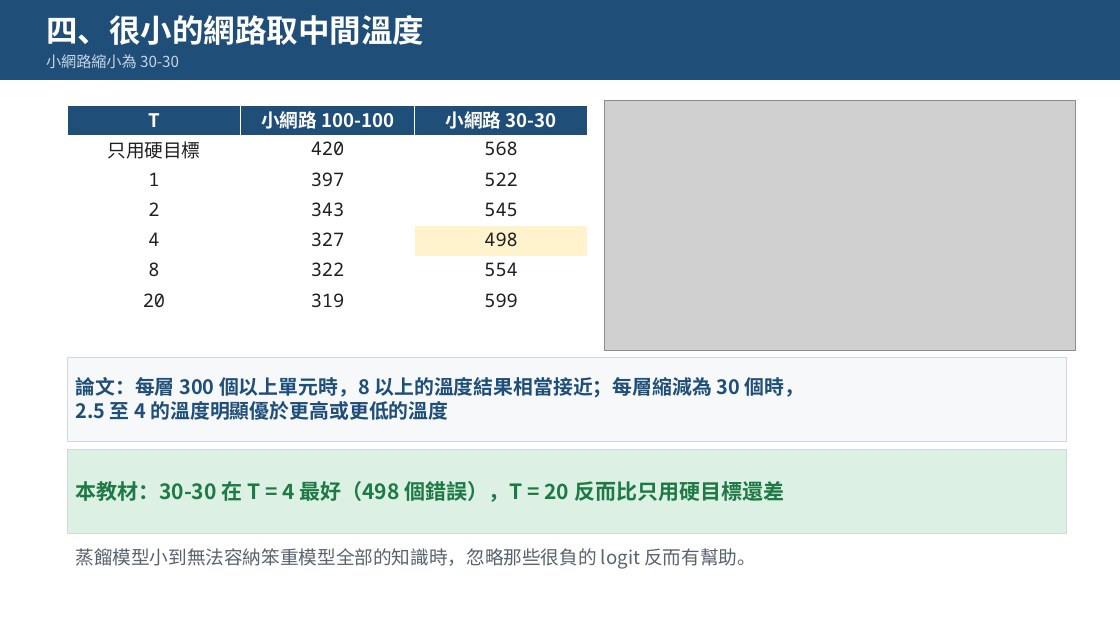
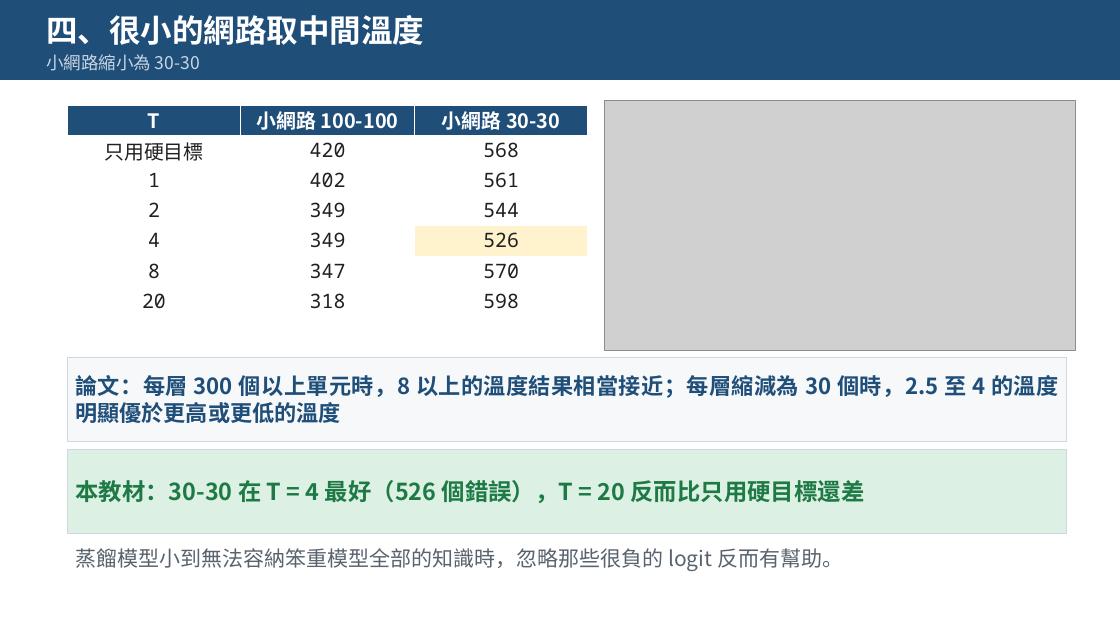
Before and after one commit to pychang-ai/115-1_DLMA, a slide deck: slide 20 of topics/knowledge-distillation/課外主題_知識蒸餾.pptx. Drawn at 1120x630 pixels with LibreOffice and Linux fonts; fonts in the diff are those of the drawing; grey boxes stand for pictures. Boxes give left, top, right and bottom in pixels: in the first picture for what was removed or moved away, otherwise in the second. Text is boxed around its words. In the diff, an @@ line names an element or a change of style, - is before the commit and + after.

```diff
--- a/topics/knowledge-distillation/課外主題_知識蒸餾.pptx
+++ b/topics/knowledge-distillation/課外主題_知識蒸餾.pptx
@@ text "小網路縮小為 30-30" at [46,54,200,71]: size 13 to 15 pt @@
@@ table at [67,105,589,317] @@
-row 3, column 2: 397
+row 3, column 2: 402
-row 3, column 3: 522
+row 3, column 3: 561
-row 4, column 2: 343
+row 4, column 2: 349
-row 4, column 3: 545
+row 4, column 3: 544
-row 5, column 2: 327
+row 5, column 2: 349
-row 5, column 3: 498
+row 5, column 3: 526
-row 6, column 2: 322
+row 6, column 2: 347
-row 6, column 3: 554
+row 6, column 3: 570
-row 7, column 2: 319
+row 7, column 2: 318
-row 7, column 3: 599
+row 7, column 3: 598
@@ size 16 to 17 pt in "T", "小網路 100-100", "小網路 30-30", "只用硬目標" and 7 more places @@
@@ text in rectangle at [75,375,1058,423]: text changed; size 17 to 19 pt @@
-論文：每層 300 個以上單元時，8 以上的溫度結果相當接近；每層縮減為 30 個時，
-2.5 至 4 的溫度明顯優於更高或更低的溫度
+論文：每層 300 個以上單元時，8 以上的溫度結果相當接近；每層縮減為 30 個時，2.5 至 4 的溫度明顯優於更高或更低的溫度
@@ text in rectangle at [75,480,865,503]: text changed; size 18 to 20 pt @@
-本教材：30-30 在 T = 4 最好（498 個錯誤），T = 20 反而比只用硬目標還差
+本教材：30-30 在 T = 4 最好（526 個錯誤），T = 20 反而比只用硬目標還差
@@ text "蒸餾模型小到無法容納笨重模型全部的知識時，忽略那些很負的 logit 反而有幫助。" at [75,548,843,571]: size 16 to 18 pt @@
```
Also in this commit, not shown: 22 other slides changed, 7 other files.
